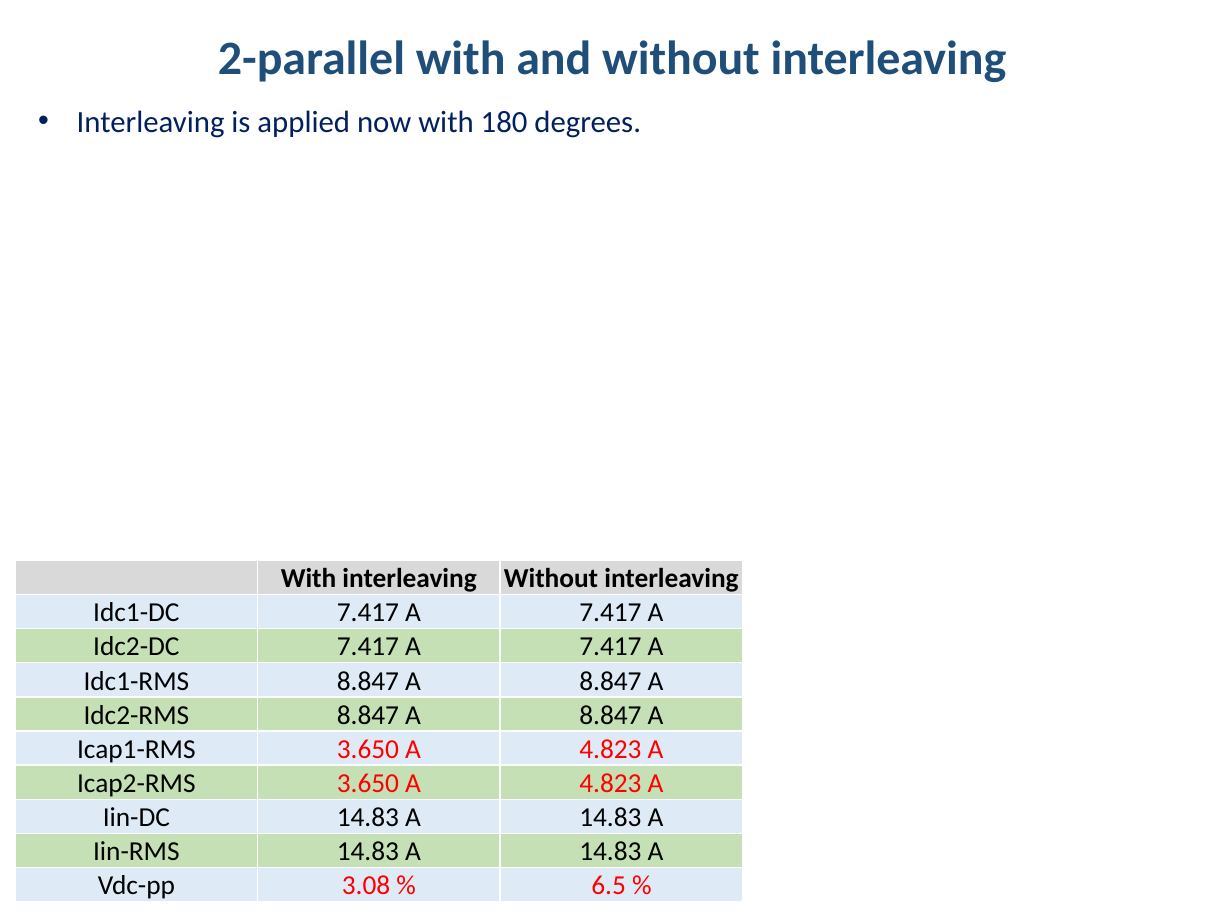
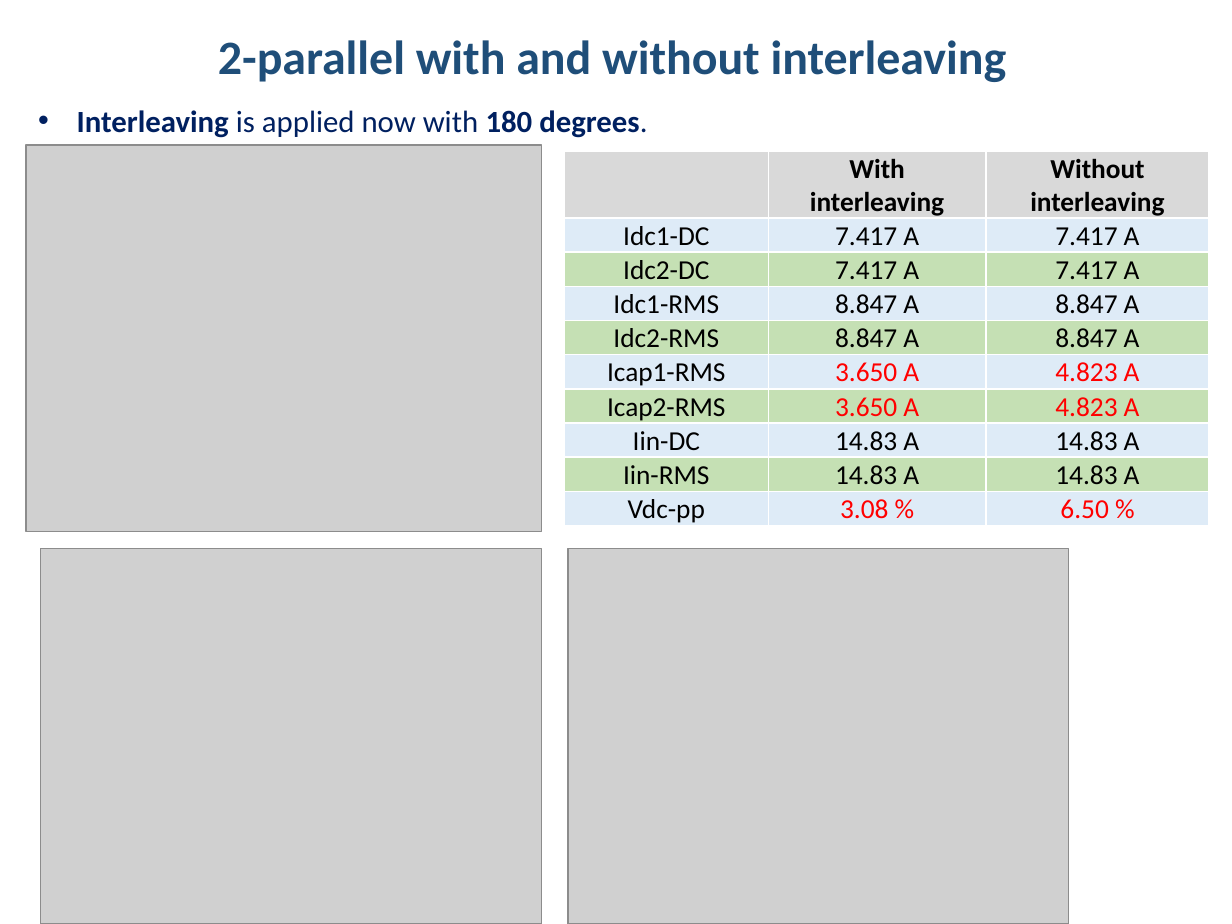
Before and after one commit to hakanpolat/IMMD, a slide deck: slide 29 of Simulation/dcbusmodelwrapup/immd_dcbusmodelwrapup.pptx (slide 30 before the commit). Drawn at 1232x924 pixels with LibreOffice and Linux fonts; fonts in the diff are those of the drawing; grey boxes stand for pictures. Boxes give left, top, right and bottom in pixels: in the first picture for what was removed or moved away, otherwise in the second. Text is boxed around its words. In the diff, an @@ line names an element or a change of style, - is before the commit and + after.

Commit message:
2-paralel modelde rectifier'ın interleavinge potansiyel etkisi sunuma eklendi.

```diff
--- a/Simulation/dcbusmodelwrapup/immd_dcbusmodelwrapup.pptx
+++ b/Simulation/dcbusmodelwrapup/immd_dcbusmodelwrapup.pptx
@@ text "Interleaving is applied now with ..." at [77,110,647,138]: bold on in "Interleaving 180 degrees." @@
@@ picture added at [26,145,541,532] @@
@@ table at [564,152,1210,527] @@
-row 1, column 2: With interleaving
+row 1, column 2: With / interleaving
-row 10, column 3: 6.5 %
+row 10, column 3: 6.50 %
@@ table: place and size @@
-table at [15,561,743,903]
+table at [564,152,1210,527]
@@ picture added at [41,548,541,924] @@
@@ picture added at [568,548,1068,924] @@
```
Also in this commit, not shown: 4 other slides changed, 3 slides added, 3 other files.
